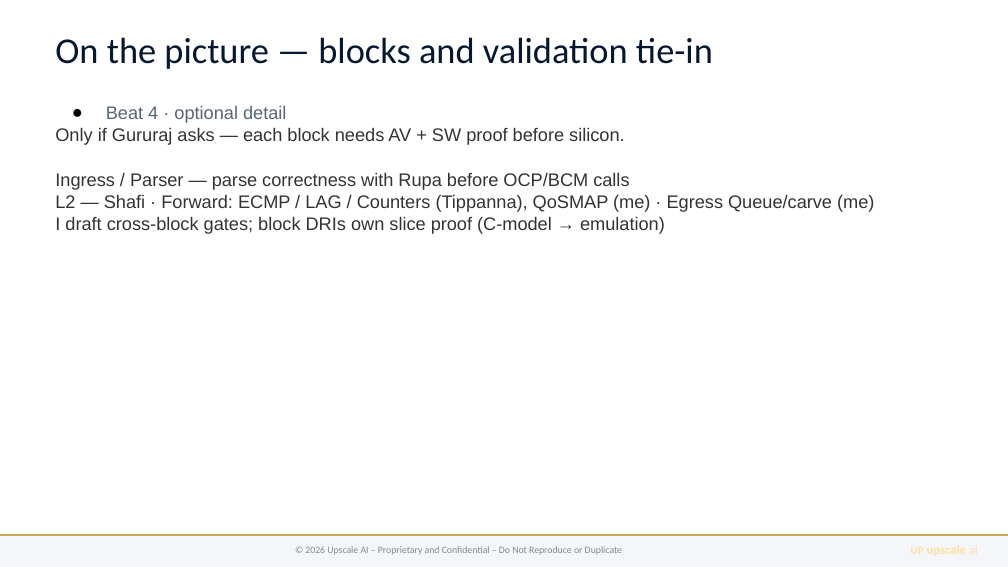
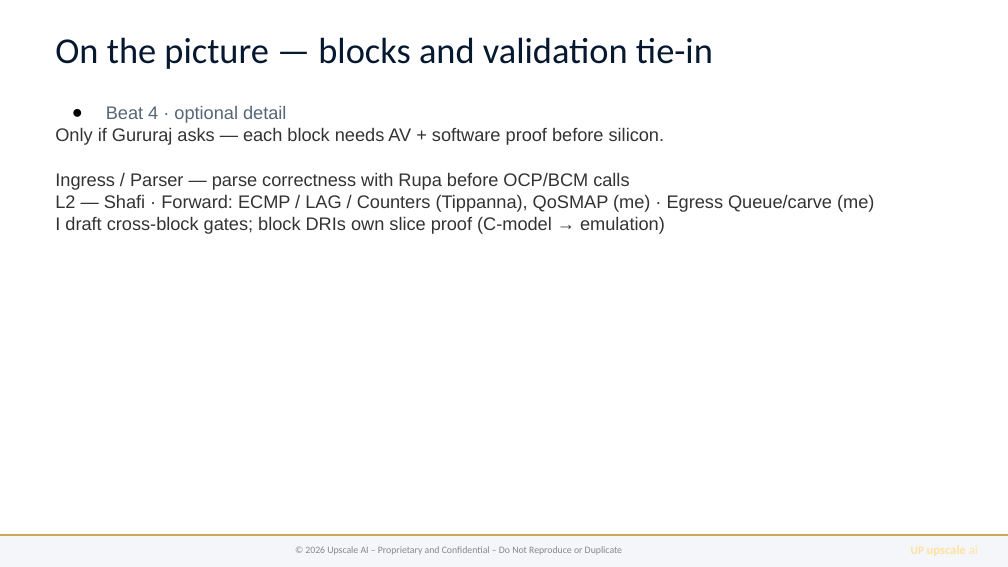
Before and after one commit to upscale-ai-network/agent-template, a slide deck: slide 8 of dt100/manager-arch-vision-b6.pptx. Drawn at 1008x567 pixels with LibreOffice and Linux fonts; fonts in the diff are those of the drawing. Boxes give left, top, right and bottom in pixels: in the first picture for what was removed or moved away, otherwise in the second. Text is boxed around its words. In the diff, an @@ line names an element or a change of style, - is before the commit and + after.

```diff
--- a/dt100/manager-arch-vision-b6.pptx
+++ b/dt100/manager-arch-vision-b6.pptx
@@ text at box(55, 127, 664, 145): text changed @@
-Only if Gururaj asks — each block needs AV + SW proof before silicon.
+Only if Gururaj asks — each block needs AV + software proof before silicon.
```
Also in this commit, not shown: 6 other slides changed, 20 other files.
